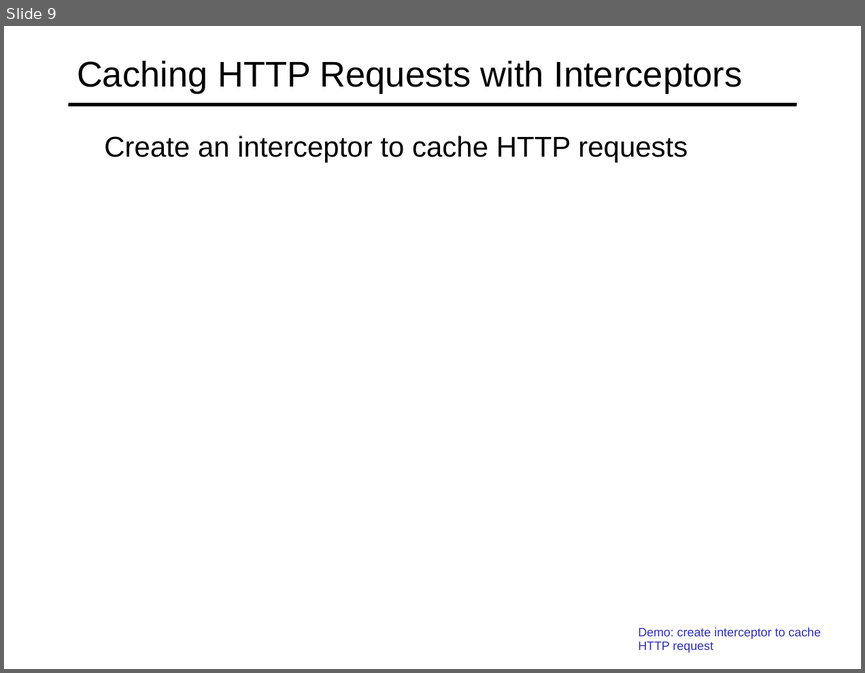
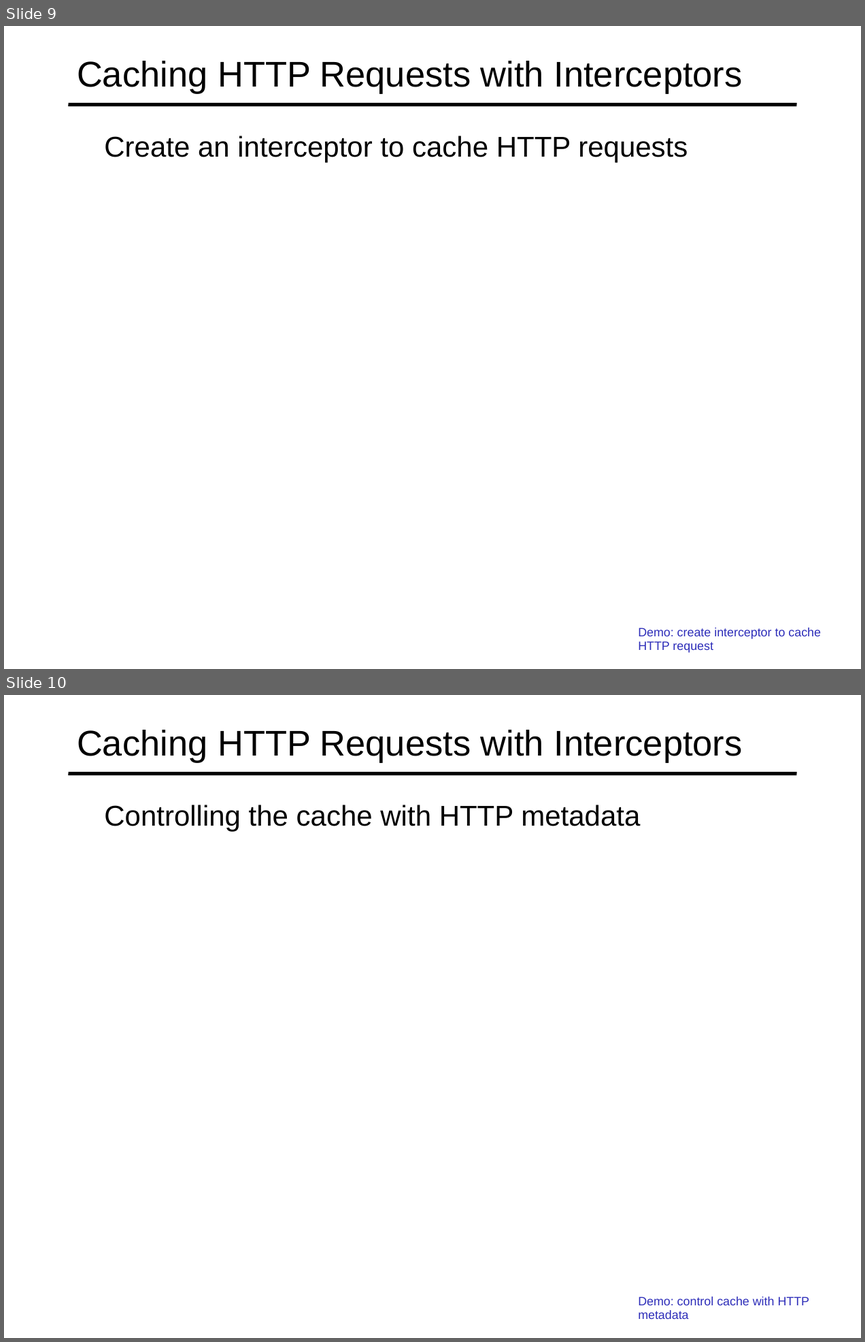
Before and after one commit to specter01wj/Jago_Link_Training, a slide deck: Angular/Angular12/Deep Dive/Angular HTTP Communication/4_Caching_HTTP_Requests_with_Interceptors/L4_Caching_HTTP_Requests_with_Interceptors.ppt. Shown one above the other, each under a label of ours: slide 9 before the commit, slides 9 and 10 after it. The pictures are 865x673 and 865x1342 pixels, drawn with LibreOffice and Linux fonts; fonts in the diff are those of the drawing. Boxes give left, top, right and bottom in pixels: in the first picture for what was removed or moved away, otherwise in the second. Text is boxed around its words. In the diff, an @@ line names an element or a change of style, - is before the commit and + after.

```diff
--- a/Angular/Angular12/Deep Dive/Angular HTTP Communication/4_Caching_HTTP_Requests_with_Interceptors/L4_Caching_HTTP_Requests_with_Interceptors.ppt
+++ b/Angular/Angular12/Deep Dive/Angular HTTP Communication/4_Caching_HTTP_Requests_with_Interceptors/L4_Caching_HTTP_Requests_with_Interceptors.ppt
@@ slide 10 added at [4,695,861,1338], background #FFFFFF; not listed: 1 template element that a slide beside it also shows @@
@@ title added at [77,730,742,763], 30 pt, text #000000 @@
+Caching HTTP Requests with Interceptors
@@ text added at [104,804,640,832], 24 pt, text #000000 @@
+  Controlling the cache with HTTP metadata
@@ text added at [638,1296,810,1319], 10.2 pt, text #2D2DB9 @@
+  Demo: control cache with HTTP metadata
```
Also in this commit, not shown: 1 other file.
